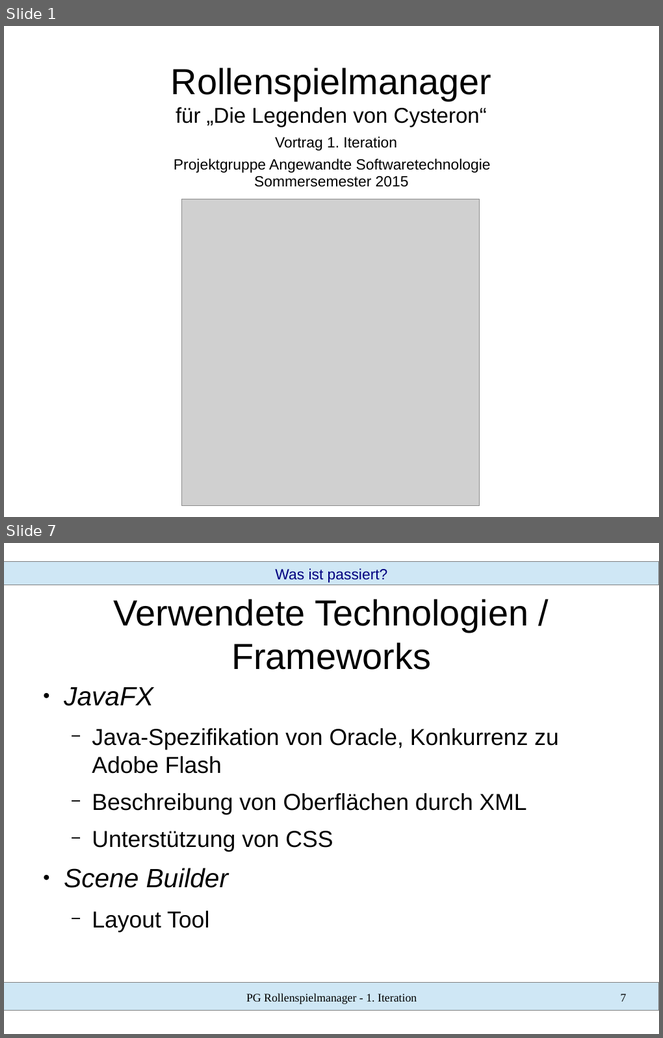
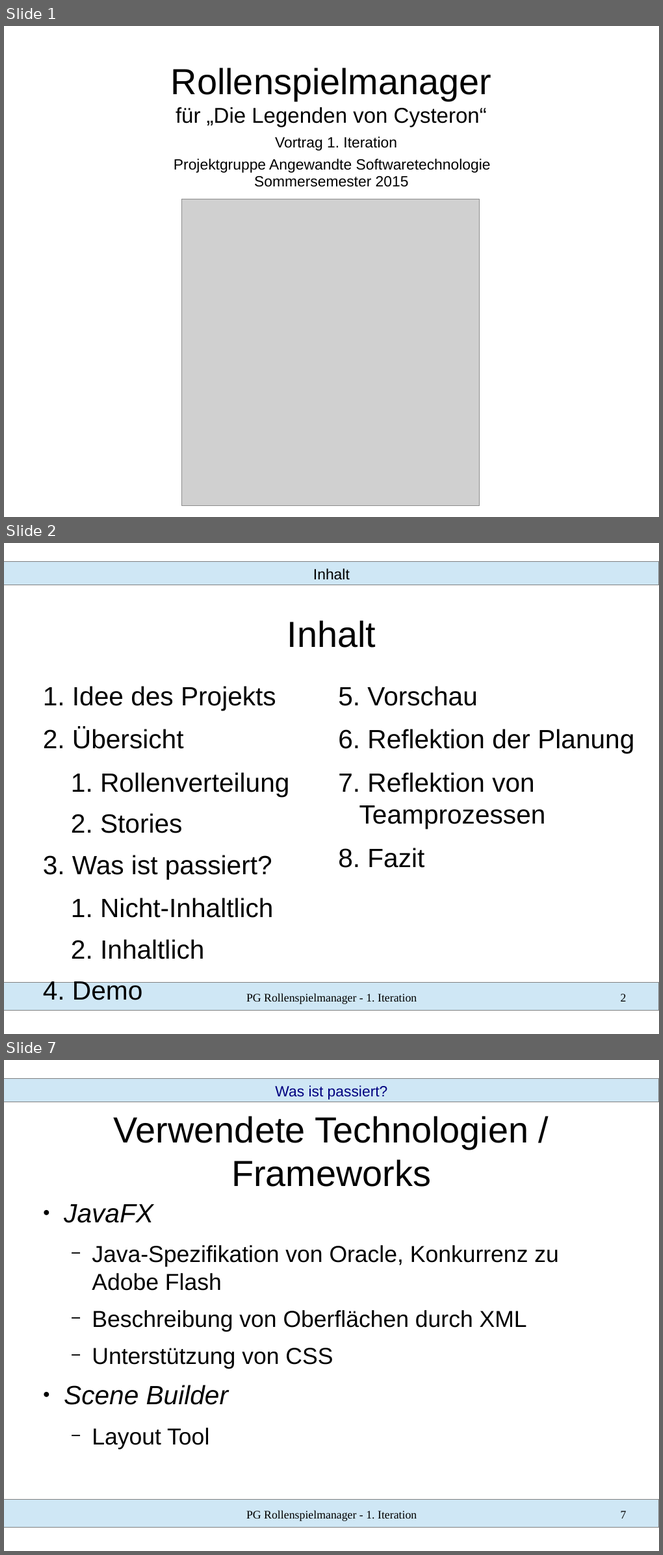
Before and after one commit to SWT-Projektgruppe-2015/Rollenspielmanager, a slide deck: Dokumente/01 Iteration/vortrag.odp. Shown one above the other, each under a label of ours: slides 1 and 7 before the commit, slides 1, 2 and 7 after it; the slides between them are not shown. The pictures are 663x1038 and 663x1555 pixels, drawn with LibreOffice and Linux fonts; fonts in the diff are those of the drawing; grey boxes stand for pictures. Boxes give left, top, right and bottom in pixels: in the first picture for what was removed or moved away, otherwise in the second. Text is boxed around its words. In the diff, an @@ line names an element or a change of style, - is before the commit and + after.

```diff
--- a/Dokumente/01 Iteration/vortrag.odp
+++ b/Dokumente/01 Iteration/vortrag.odp
@@ slide 2 added at (x1=4, y1=543, x2=659, y2=1034), background #FFFFFF; not listed: 2 template elements that a slide beside it also shows @@
@@ text added at (x1=313, y1=568, x2=350, y2=580), 18 pt, text #000000 @@
+Inhalt
@@ title added at (x1=287, y1=620, x2=376, y2=648), 44 pt, text #000000 @@
+Inhalt
@@ text added at (x1=72, y1=686, x2=289, y2=960), 32 pt, text #000000 @@
+1. Idee des Projekts
+2. Übersicht
+  1. Rollenverteilung
+  2. Stories
+3. Was ist passiert?
+  1. Nicht-Inhaltlich
+  2. Inhaltlich
+4. Demo
@@ text added at (x1=360, y1=686, x2=634, y2=868), 32 pt, text #000000 @@
+5. Vorschau
+6. Reflektion der Planung
+7. Reflektion von Teamprozessen
+8. Fazit
@@ text added at (x1=246, y1=993, x2=417, y2=1005), 14 pt, text #000000 @@
+PG Rollenspielmanager - 1. Iteration
@@ page number added at (x1=621, y1=994, x2=627, y2=1002), 14 pt, text #000000 @@
+2
```
Also in this commit, not shown: 5 slides changed, 11 other slides added, 1 slide removed, 4 other files.
